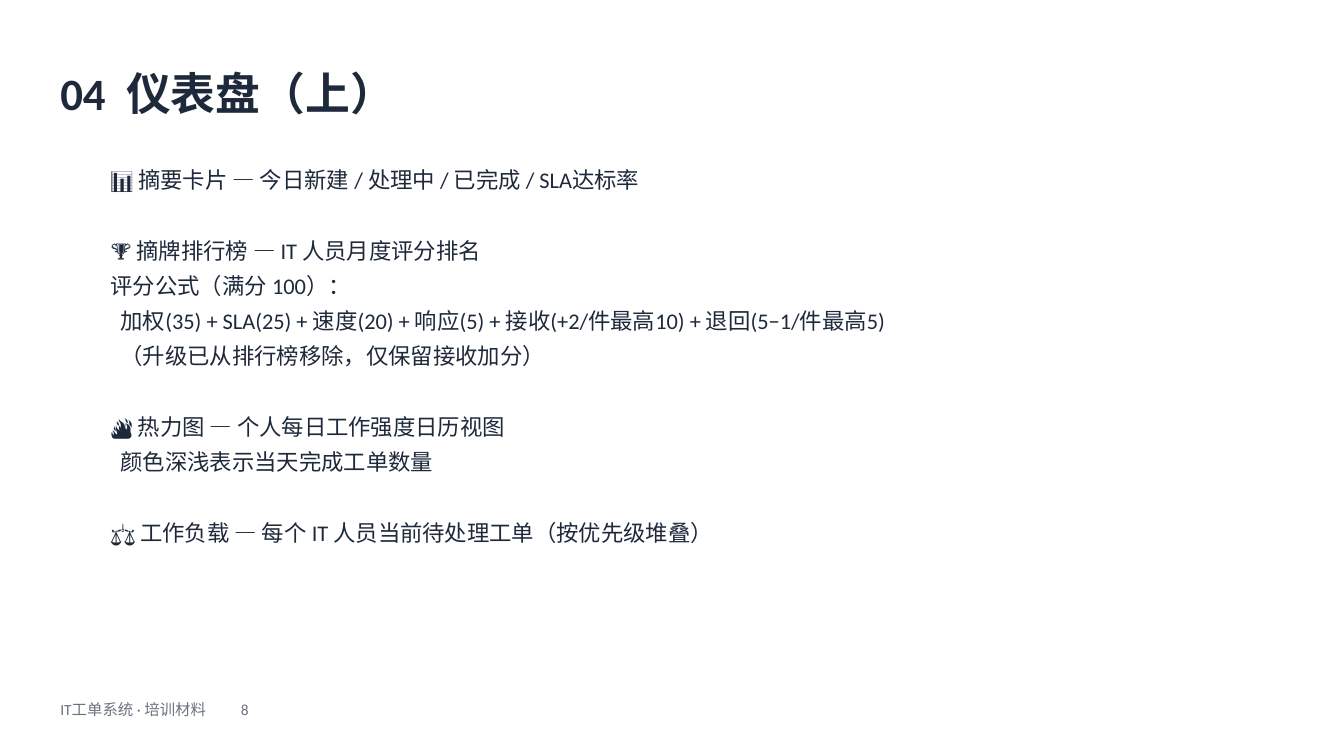
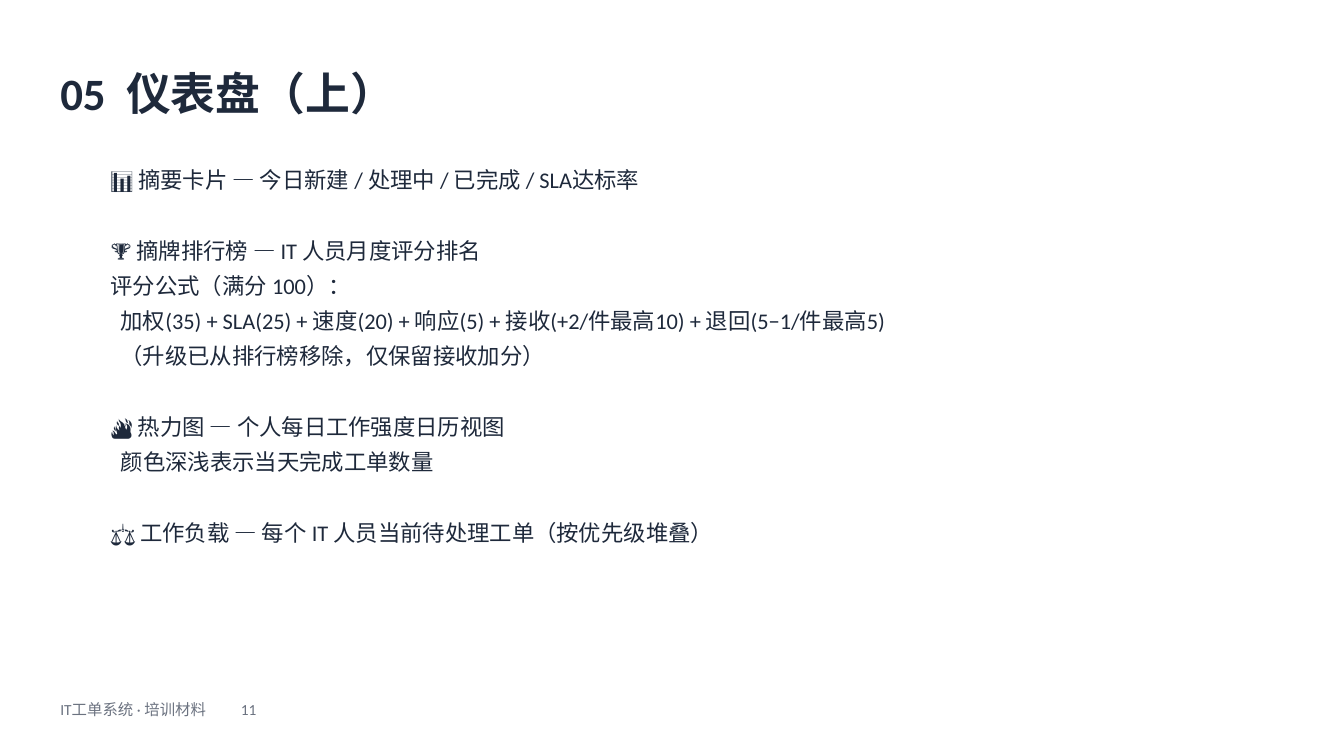
Before and after one commit to vspoptang/it-ticketing, a slide deck: slide 11 of docs/IT工单系统-培训材料.pptx (slide 8 before the commit). Drawn at 1344x756 pixels with LibreOffice and Linux fonts; fonts in the diff are those of the drawing. Boxes give left, top, right and bottom in pixels: in the first picture for what was removed or moved away, otherwise in the second. Text is boxed around its words. In the diff, an @@ line names an element or a change of style, - is before the commit and + after.

```diff
--- a/docs/IT工单系统-培训材料.pptx
+++ b/docs/IT工单系统-培训材料.pptx
@@ text at <box>60,71,395,115</box>: text changed @@
-04 仪表盘（上）
+05 仪表盘（上）
@@ text at <box>60,702,257,716</box>: text changed @@
-IT工单系统 · 培训材料 8
+IT工单系统 · 培训材料 11
```
Also in this commit, not shown: 12 other slides changed, 3 slides added, 2 other files.
